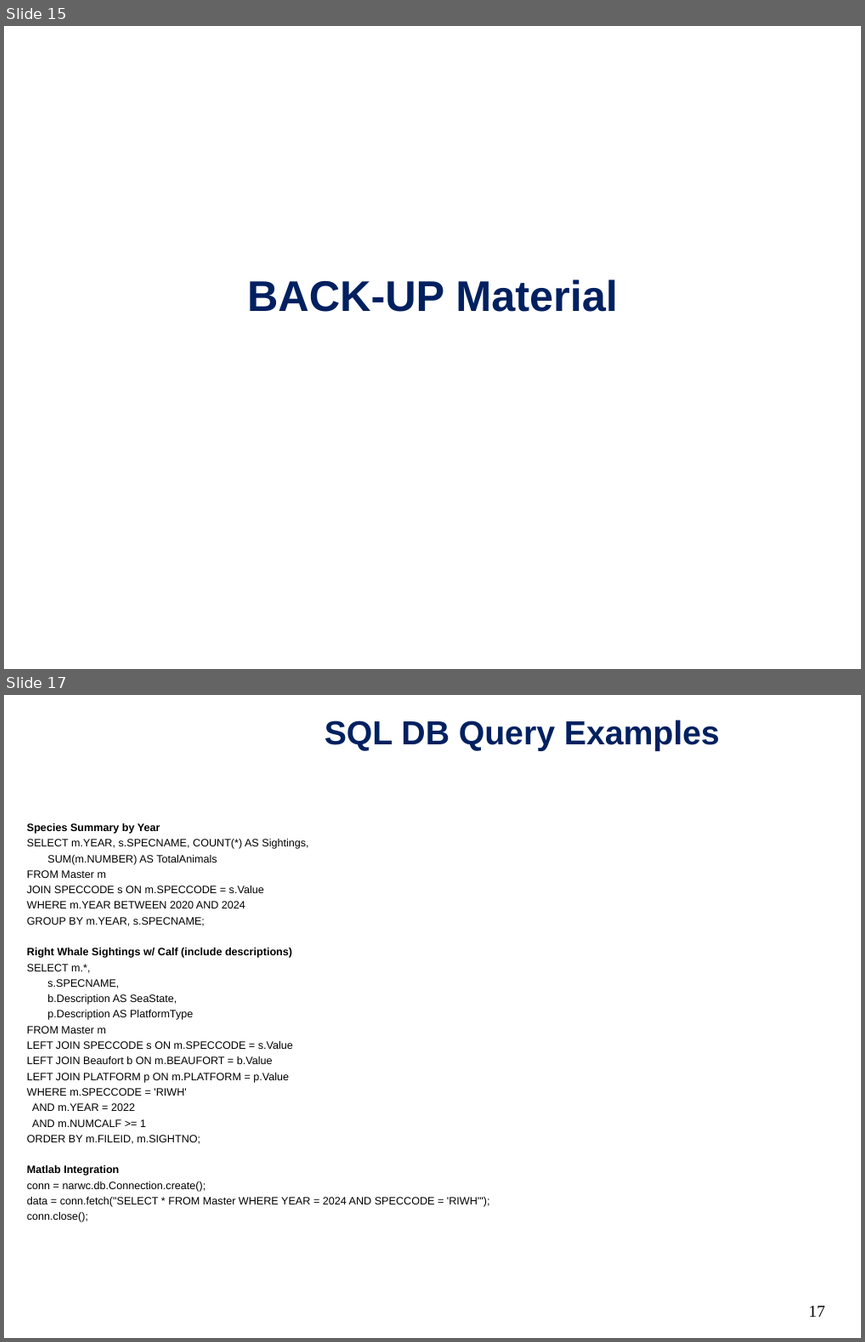
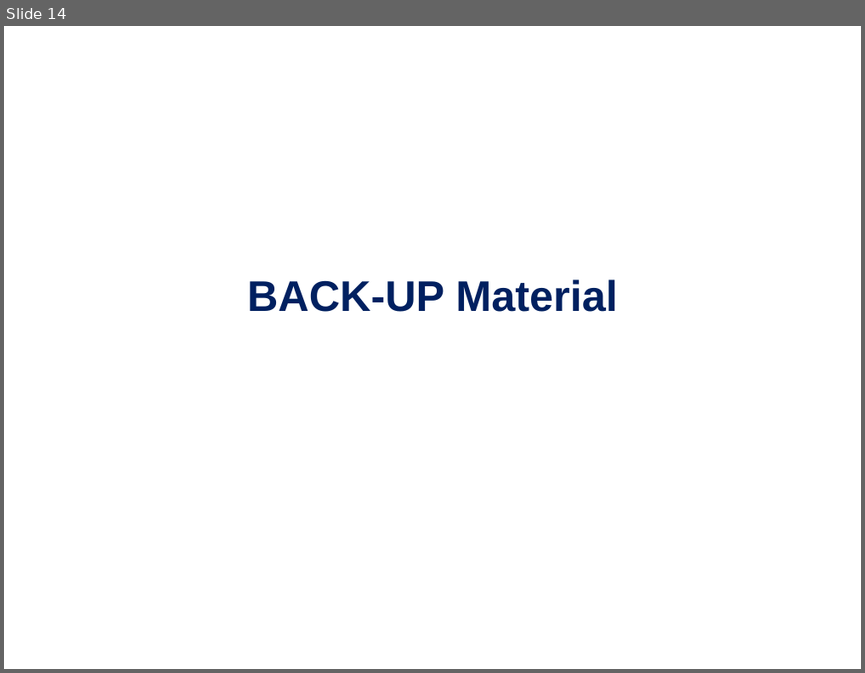
Before and after one commit to bethanylroberts/test-project, a slide deck: pub/NARWCDB-progress_report-20251112.ppt. Shown one above the other, each under a label of ours: slides 15 and 17 before the commit, slide 14 after it; the slides between them are not shown. The pictures are 865x1342 and 865x673 pixels, drawn with LibreOffice and Linux fonts; fonts in the diff are those of the drawing; background and template pictures are left out. Boxes give left, top, right and bottom in pixels: in the first picture for what was removed or moved away, otherwise in the second. Text is boxed around its words. In the diff, an @@ line names an element or a change of style, - is before the commit and + after.

```diff
--- a/pub/NARWCDB-progress_report-20251112.ppt
+++ b/pub/NARWCDB-progress_report-20251112.ppt
@@ slide 17 removed at box(4, 695, 861, 1338), background #FFFFFF @@
@@ title removed at box(324, 720, 720, 751) @@
-SQL DB Query Examples
@@ text removed at box(27, 823, 490, 1222) @@
-Species Summary by Year
-SELECT m.YEAR, s.SPECNAME, COUNT(*) AS Sightings,
-SUM(m.NUMBER) AS TotalAnimals
-FROM Master m
-JOIN SPECCODE s ON m.SPECCODE = s.Value
-WHERE m.YEAR BETWEEN 2020 AND 2024
-GROUP BY m.YEAR, s.SPECNAME;
-Right Whale Sightings w/ Calf (include descriptions)
-SELECT m.*,
-s.SPECNAME,
-b.Description AS SeaState,
-p.Description AS PlatformType
-FROM Master m
-LEFT JOIN SPECCODE s ON m.SPECCODE = s.Value
-LEFT JOIN Beaufort b ON m.BEAUFORT = b.Value
-LEFT JOIN PLATFORM p ON m.PLATFORM = p.Value
-WHERE m.SPECCODE = 'RIWH'
-AND m.YEAR = 2022
-AND m.NUMCALF >= 1
-ORDER BY m.FILEID, m.SIGHTNO;
-Matlab Integration
-conn = narwc.db.Connection.create();
-data = conn.fetch("SELECT * FROM Master WHERE YEAR = 2024 AND SPECCODE = 'RIWH'");
-conn.close();
@@ page number removed at box(808, 1305, 825, 1316) @@
-17
@@ what was slide 15 is now slide 14 @@
```
Also in this commit, not shown: 8 slides changed, 5 slides added, 10 other slides removed, 1 other file.
